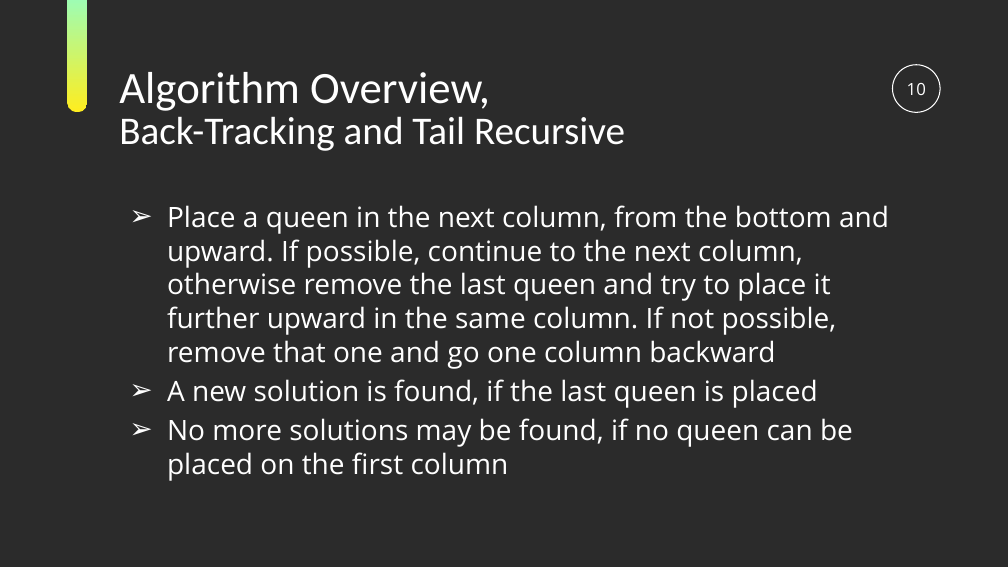
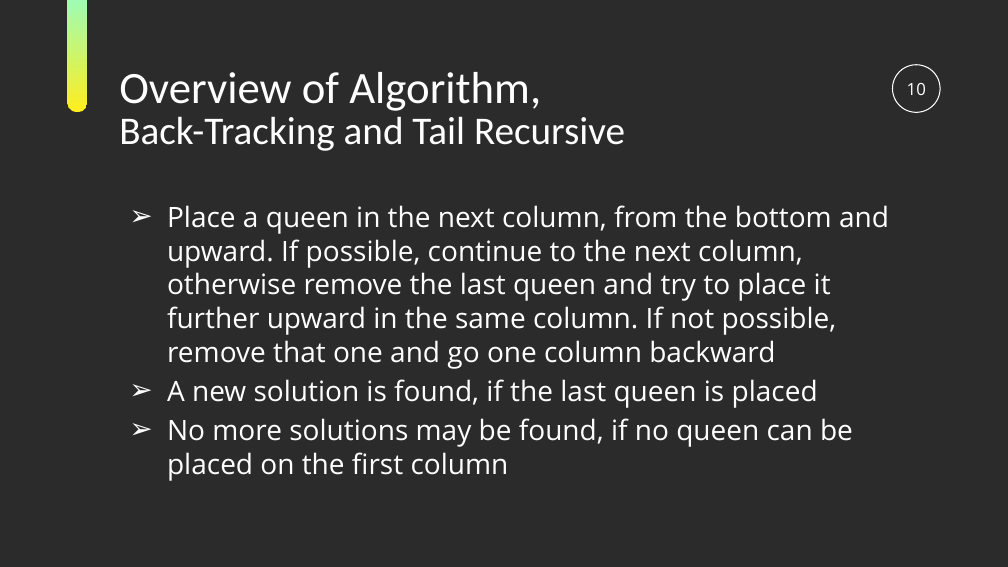
Before and after one commit to ramina1964/NQueenCore, a slide deck: slide 10 of Documentation/NQueen Presentation.pptx. Drawn at 1008x567 pixels with LibreOffice and Linux fonts; fonts in the diff are those of the drawing; background and template pictures are left out; a plain dark background stands for a picture behind light text. Boxes give left, top, right and bottom in pixels: in the first picture for what was removed or moved away, otherwise in the second. Text is boxed around its words. In the diff, an @@ line names an element or a change of style, - is before the commit and + after.

```diff
--- a/Documentation/NQueen Presentation.pptx
+++ b/Documentation/NQueen Presentation.pptx
@@ text at [119,72,541,111]: text changed @@
-Algorithm Overview,
+Overview of Algorithm,
```
Also in this commit, not shown: 3 other slides changed, 2 other files.
